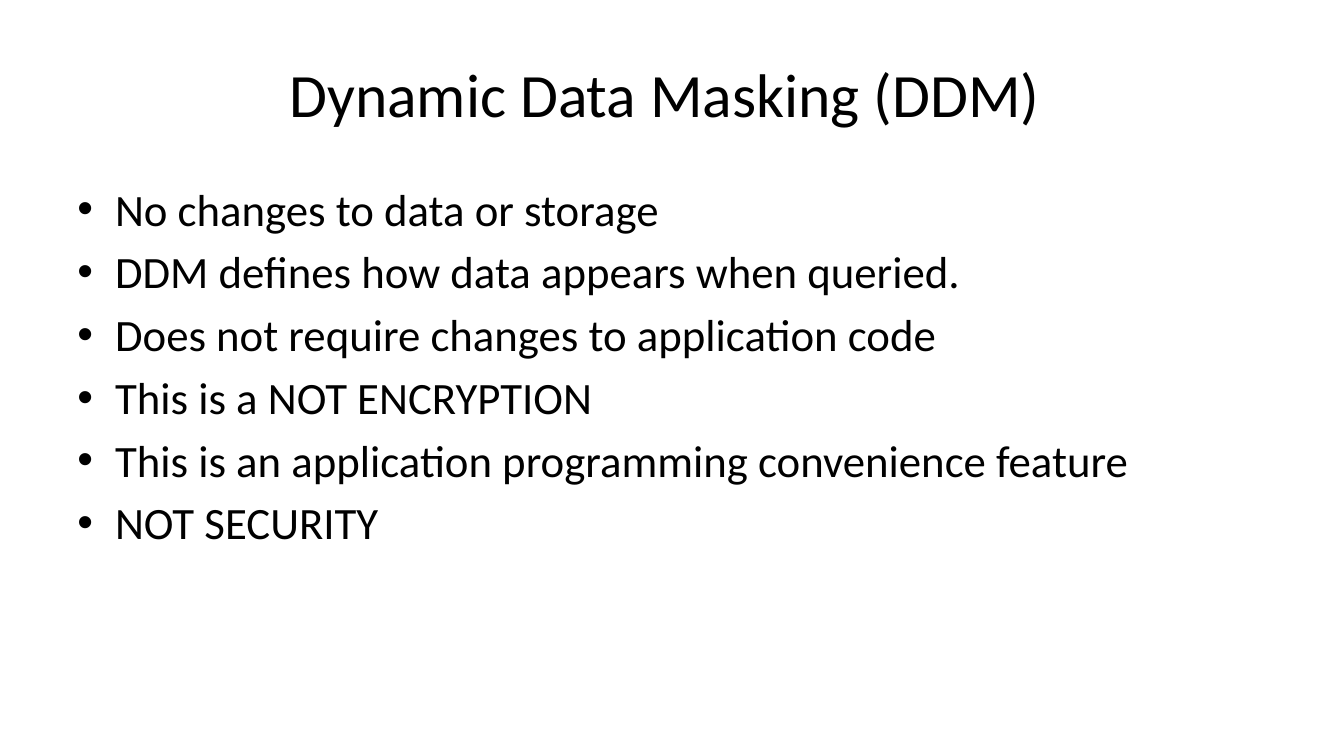
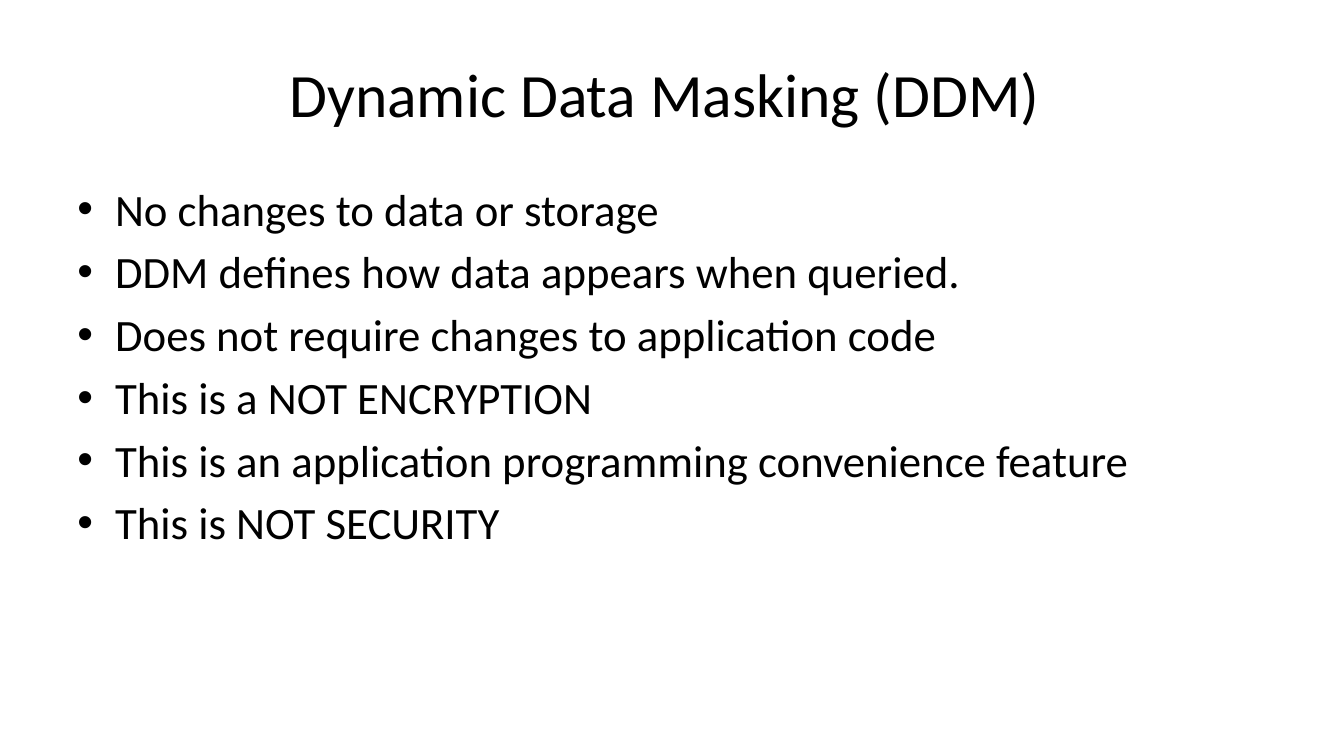
Before and after one commit to way0utwest/EndtoEndEncryptedSQL2016, a slide deck: slide 24 of ATourofSQLServer2016SecurityFeatures.pptx. Drawn at 1344x756 pixels with LibreOffice and Linux fonts; fonts in the diff are those of the drawing; background and template pictures are left out. Boxes give left, top, right and bottom in pixels: in the first picture for what was removed or moved away, otherwise in the second. Text is boxed around its words. In the diff, an @@ line names an element or a change of style, - is before the commit and + after.

Commit message:
fixed spelling error, added Azure changes for Vulnerabliity Assessment

```diff
--- a/ATourofSQLServer2016SecurityFeatures.pptx
+++ b/ATourofSQLServer2016SecurityFeatures.pptx
@@ text at [115, 508, 500, 540]: text changed @@
-• NOT SECURITY
+• This is NOT SECURITY
```
Also in this commit, not shown: 3 other slides changed.
